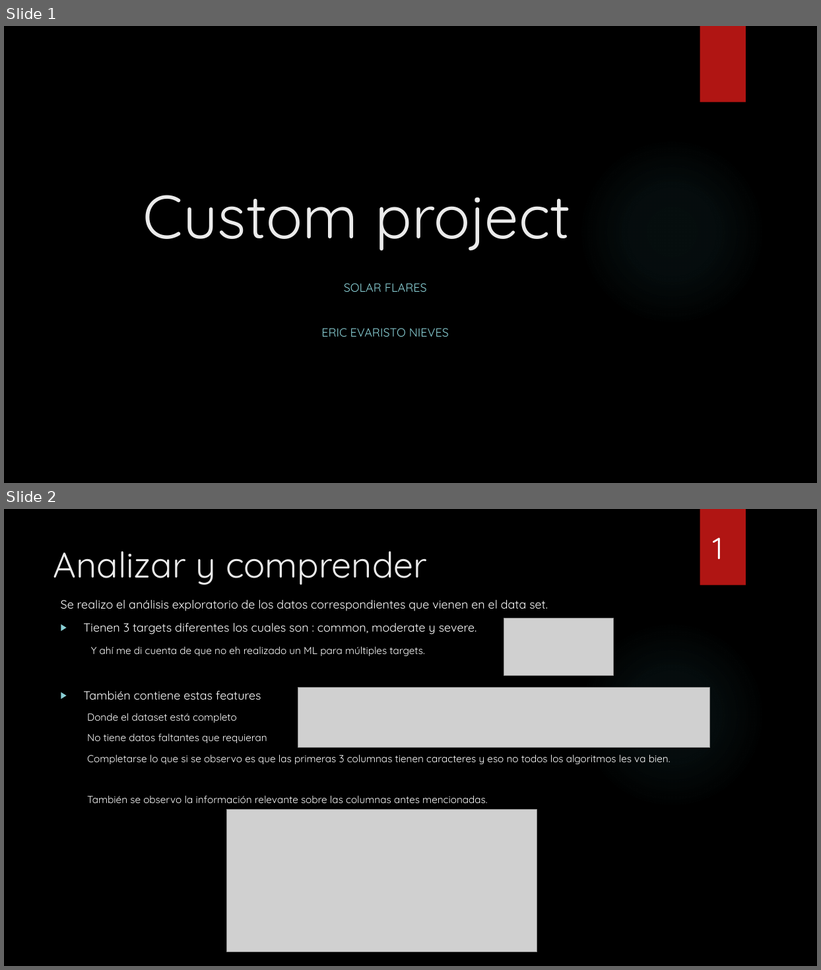
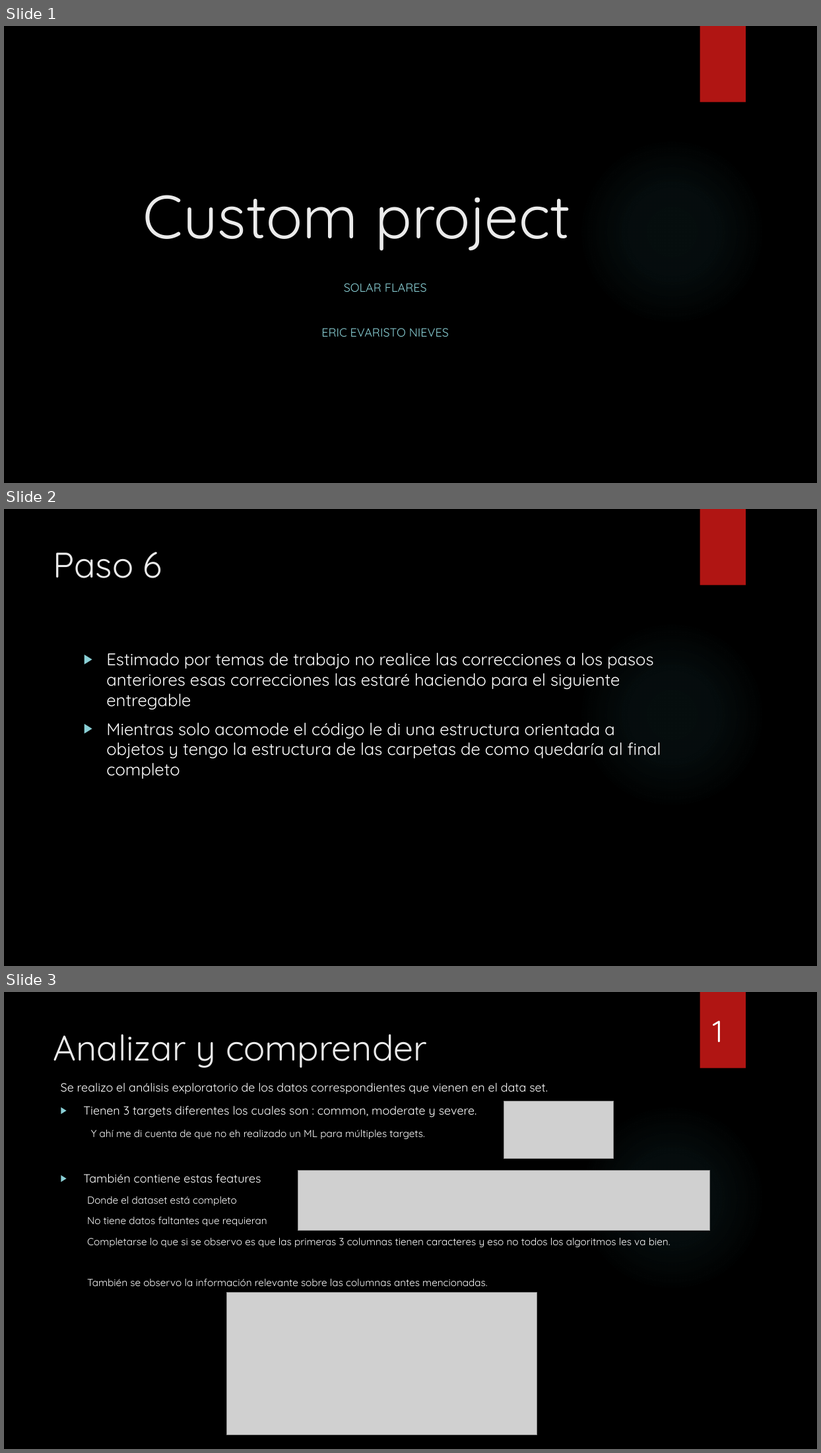
Before and after one commit to EricEvaristoNieves/MLops, a slide deck: Custom project.pptx. Shown one above the other, each under a label of ours: slides 1 and 2 before the commit, slides 1, 2 and 3 after it. The pictures are 821x970 and 821x1453 pixels, drawn with LibreOffice and Linux fonts; fonts in the diff are those of the drawing; grey boxes stand for pictures; background and template pictures are left out. Boxes give left, top, right and bottom in pixels: in the first picture for what was removed or moved away, otherwise in the second. Text is boxed around its words. In the diff, an @@ line names an element or a change of style, - is before the commit and + after.

Commit message:
segundo entregable

```diff
--- a/Custom project.pptx
+++ b/Custom project.pptx
@@ slide 2 added at [4,509,817,966], background picture (left out); not listed: 2 template elements that a slide beside it also shows @@
@@ title added at [54,552,162,578], 42 pt, text #EBEBEB @@
+Paso 6
@@ text added at [106,653,661,779], 20 pt, text #FFFFFF @@
+▶ Estimado por temas de trabajo no realice las correcciones a los pasos anteriores esas correcciones las estaré haciendo para el siguiente entregable
+▶ Mientras solo acomode el código le di una estructura orientada a objetos y tengo la estructura de las carpetas de como quedaría al final completo
@@ what was slide 2 is now slide 3 @@
```
